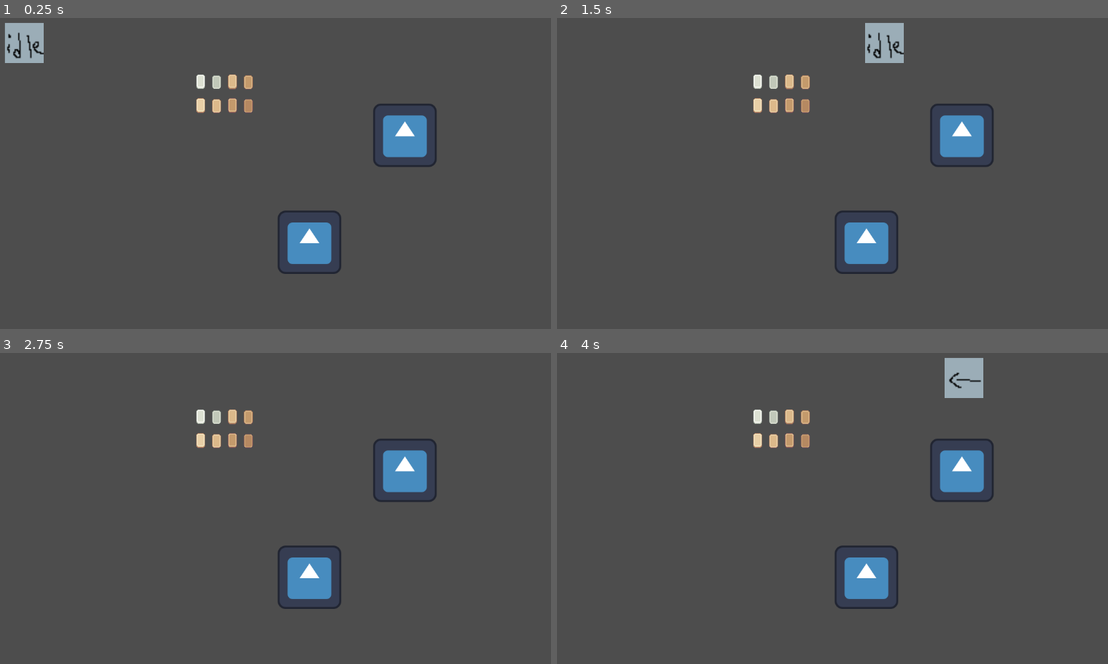
Above: before the commit, frames 1-4 (two rows, left to right).
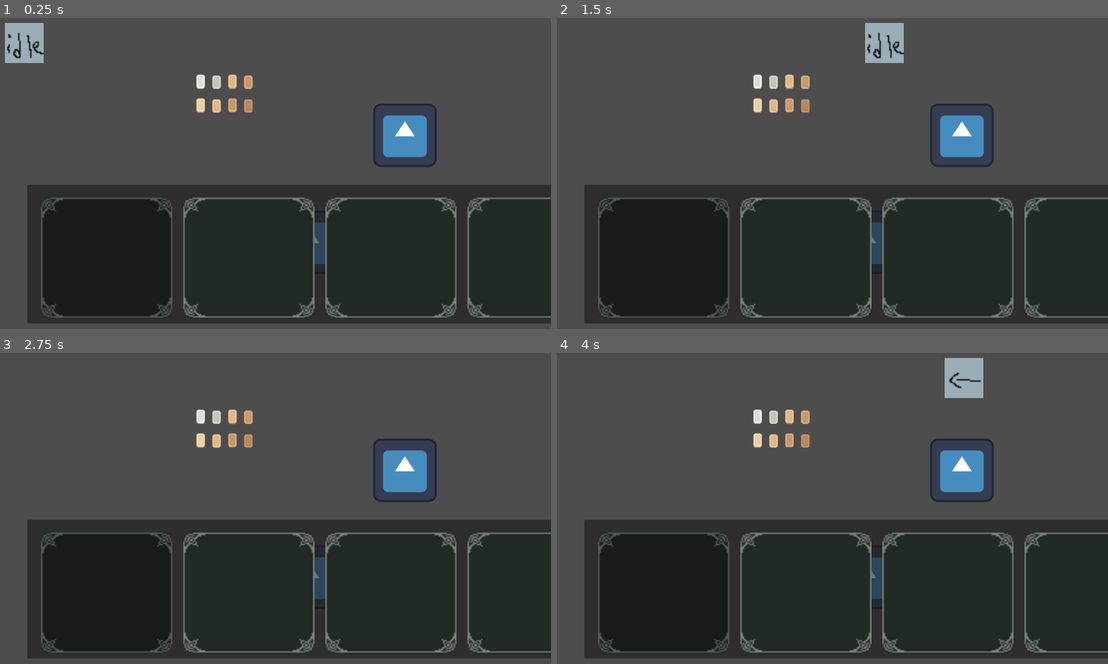
Above: after the commit, the same moments.

Repository: xern0/SleepyShrimpStudios-ChemicalCleanse
Game: Godot game, scene res://world.tscn
Same seed, same stepped clock (60 frames per second), same inputs: the game is played once before the commit and once after it. This scene is started directly instead of the project's main scene. The engine's default icon, where the game draws it, is replaced by a stand-in: a white triangle on a blue panel in a dark square.
Inputs (mouse positions are in pixels of both pictures, inside the frame that each line leads up to):
- Up to frame 1 (0.25 s): no input
- Up to frame 2 (1.5 s): tap Enter at 0.5 s; move the mouse to (948, 151) at 0.52 s; hold D (right) 0.53-1.25 s; tap Space (roll) at 0.6 s; click (948, 151) at 0.67 s; drag from (705, 185) to (959, 136) at 1.27 s
- Up to frame 3 (2.75 s): tap Space (roll) at 2, 2.1 s; move the mouse to (319, 433) at 2.02 s; hold D (right) from 2.03 s (still down); click (319, 433) at 2.17 s
- Up to frame 4 (4 s): release D (right) at 2.75 s; tap Enter at 2.75 s; drag from (793, 567) to (959, 471) at 2.77 s; tap Space (roll) at 3.5, 3.6 s; move the mouse to (992, 552) at 3.52 s; hold A (left) from 3.53 s (still down); click (992, 552) at 3.67 s

The runs differ from the first frame. In frame 1, 40% of the frame differs, in the area x 4-100%, y 53-99%; in frame 2, 40%; in frame 3, 40%; in frame 4, 40%.

Commit message:
equip and hotbar done

Diff:
--- /dev/null
+++ b/chemical-cleanse/assets/Items/hotbar.tres
@@ -0,0 +1,33 @@
+[gd_resource type="Resource" script_class="Inv" load_steps=9 format=3 uid="uid://b4xrhfqn2l71m"]
+
+[ext_resource type="Script" uid="uid://bkigfm7ggn762" path="res://inventory.gd" id="1_g46ko"]
+[ext_resource type="Script" uid="uid://di04tpxs1dja2" path="res://Inv_slots.gd" id="2_wdv7h"]
+
+[sub_resource type="Resource" id="Resource_vl83o"]
+script = ExtResource("2_wdv7h")
+metadata/_custom_type_script = "uid://di04tpxs1dja2"
+
+[sub_resource type="Resource" id="Resource_uv0ic"]
+script = ExtResource("2_wdv7h")
+metadata/_custom_type_script = "uid://di04tpxs1dja2"
+
+[sub_resource type="Resource" id="Resource_4tuiw"]
+script = ExtResource("2_wdv7h")
+metadata/_custom_type_script = "uid://di04tpxs1dja2"
+
+[sub_resource type="Resource" id="Resource_trxum"]
+script = ExtResource("2_wdv7h")
+metadata/_custom_type_script = "uid://di04tpxs1dja2"
+
+[sub_resource type="Resource" id="Resource_dyx12"]
+script = ExtResource("2_wdv7h")
+metadata/_custom_type_script = "uid://di04tpxs1dja2"
+
+[sub_resource type="Resource" id="Resource_gxnkg"]
+script = ExtResource("2_wdv7h")
+metadata/_custom_type_script = "uid://di04tpxs1dja2"
+
+[resource]
+script = ExtResource("1_g46ko")
+slots = Array[ExtResource("2_wdv7h")]([SubResource("Resource_vl83o"), SubResource("Resource_uv0ic"), SubResource("Resource_4tuiw"), SubResource("Resource_trxum"), SubResource("Resource_dyx12"), SubResource("Resource_gxnkg")])
+metadata/_custom_type_script = "uid://bkigfm7ggn762"
--- a/chemical-cleanse/character_body_2d.gd
+++ b/chemical-cleanse/character_body_2d.gd
@@ -2,6 +2,7 @@
 @onready var fred: Sprite2D = $fred
 @onready var roll: Sprite2D = $roll
 @onready var collision_shape_2d: CollisionShape2D = $CollisionShape2D
+@onready var hand_sprite: Sprite2D = $fred/HandSprite
 
 @export var inv:Inv
 
@@ -18,21 +19,29 @@
 var roll_speed := 1200
 var run_speed := 900
 var max_speed := normal_speed
+var last_direction := Vector2.RIGHT
+var facing_right := true
 
 
 
 func get_input():
 	var input_direction = Input.get_vector("left", "right", "up", "down",)
 	velocity = input_direction * max_speed
+	if input_direction != Vector2.ZERO:
+		last_direction = input_direction.normalized()
 
 func _physics_process(_delta):
+	_update_hand()
 	get_input()
+	_update_hand_layer()
 	move_and_slide()
 	fred.set_texture(PLAYER_TEMP_IDLE)
 	if Input.is_action_pressed("right"):
 		fred.set_texture(PLAYER_TEMP_RIGHT)
+		facing_right = true
 	elif Input.is_action_pressed("left"):
 		fred.set_texture(PLAYER_TEMP_LEFT)
+		facing_right = false
 	elif Input.is_action_pressed("up"):
 		fred.set_texture(PLAYER_TEMP)
 	elif Input.is_action_pressed("down"):
@@ -50,6 +59,7 @@
 		get_node("timer").start()
 		$fred.visible = false
 		$roll.visible = true
+		hand_sprite.visible = false
 
 
 
@@ -57,6 +67,11 @@
 	max_speed = normal_speed
 	$fred.visible = true
 	$roll.visible = false
+	max_speed = normal_speed
+	$fred.visible = true
+	$roll.visible = false
+	if Eventbus.current_item != null:
+		hand_sprite.visible = true
 
 
 func _on_hurtbox_died() -> void:
@@ -68,3 +83,54 @@
 
 func collect(item):
 	inv.insert(item)
+
+func _ready():
+	hand_sprite.visible = false
+	Eventbus.item_equipped.connect(_on_item_equipped)
+	hand_sprite.z_index = -1
+	print(hand_sprite.z_index)
+func _on_item_equipped(item):
+	if item == null:
+		hand_sprite.visible = false
+	else:
+		hand_sprite.visible = true
+		hand_sprite.texture = item.texture
+		hand_sprite.scale = Vector2(0.3, 0.3)
+		hand_sprite.position = Vector2(20, 0)
+
+func _update_hand_position():
+	if !hand_sprite.visible:
+		return
+	var offset := Vector2.ZERO
+	if abs(last_direction.x) > abs(last_direction.y):
+		if last_direction.x > 0:
+			offset = Vector2(20, 0)
+			hand_sprite.flip_h = false
+		else:
+			offset = Vector2(-20, 0)
+			hand_sprite.flip_h = true
+	else:
+		if last_direction.y > 0:
+			offset = Vector2(0, 20)
+		else:
+			offset = Vector2(0, -20)
+	hand_sprite.position = offset
+	_update_hand_position()
+
+func _update_hand():
+	if !hand_sprite.visible:
+		return
+	if facing_right:
+		hand_sprite.position = Vector2(20, 0)
+		hand_sprite.flip_h = false
+	else:
+		hand_sprite.position = Vector2(-20, 0)
+		hand_sprite.flip_h = true
+
+func _update_hand_layer():
+	if !hand_sprite.visible:
+		return
+	if last_direction.y < 0:
+		fred.z_index = -1
+	elif last_direction.y > 0:
+		fred.z_index = 1
--- /dev/null
+++ b/chemical-cleanse/eventbus.gd
@@ -0,0 +1,8 @@
+extends Node
+
+signal item_equipped(item)
+var current_item = null
+
+func equip(item):
+	current_item = item
+	item_equipped.emit(item)
--- a/chemical-cleanse/fred.tscn
+++ b/chemical-cleanse/fred.tscn
@@ -25,6 +25,8 @@
 scale = Vector2(2.4375, 2.5312498)
 texture = ExtResource("1_362cg")
 
+[node name="HandSprite" type="Sprite2D" parent="fred"]
+
 [node name="CollisionShape2D" type="CollisionShape2D" parent="."]
 position = Vector2(22, 25)
 shape = SubResource("RectangleShape2D_uoe1y")
--- /dev/null
+++ b/chemical-cleanse/hotbar slot.tscn
@@ -0,0 +1,12 @@
+[gd_scene load_steps=2 format=3 uid="uid://d056lo0qaij8v"]
+
+[ext_resource type="PackedScene" uid="uid://cvwig44k2ivfa" path="res://inv_ui_slots.tscn" id="1_a6wns"]
+
+[node name="Button" type="Button"]
+offset_left = 521.16864
+offset_top = 194.9978
+offset_right = 529.16864
+offset_bottom = 202.9978
+
+[node name="inv_UI_slots" parent="." instance=ExtResource("1_a6wns")]
+layout_mode = 0
--- /dev/null
+++ b/chemical-cleanse/hotbar.gd
@@ -0,0 +1,39 @@
+extends Panel
+var selected_slot: int = 0
+var slots: Array = []
+var hotbar_inv: Inv = preload("res://assets/Items/hotbar.tres")
+@onready var hbox = $HBoxContainer
+
+func _ready():
+	for child in hbox.get_children():
+		slots.append(child)
+	hotbar_inv.update.connect(update_slots)
+	for i in range(slots.size()):
+		slots[i].my_index = i
+		slots[i].inv = hotbar_inv
+	update_slots()
+	_select_slot(0)
+
+func update_slots():
+	for i in range(min(hotbar_inv.slots.size(), slots.size())):
+		slots[i].update(hotbar_inv.slots[i])
+
+func _input(event):
+	for i in slots.size():
+		if event.is_action_pressed("slot_%d" % (i + 1)):
+			_select_slot(i)
+	if event is InputEventMouseButton and event.pressed:
+		if event.button_index == MOUSE_BUTTON_WHEEL_UP:
+			_select_slot((selected_slot - 1 + slots.size()) % slots.size())
+		elif event.button_index == MOUSE_BUTTON_WHEEL_DOWN:
+			_select_slot((selected_slot + 1) % slots.size())
+
+func _select_slot(index: int):
+	slots[selected_slot].highlight(false)
+	selected_slot = index
+	slots[selected_slot].highlight(true)
+	_equip_item(index)
+
+func _equip_item(index: int):
+	var item = hotbar_inv.slots[index].item
+	Eventbus.equip(item)
--- /dev/null
+++ b/chemical-cleanse/hotbar.tscn
@@ -0,0 +1,52 @@
+[gd_scene load_steps=3 format=3 uid="uid://bgmrjxmondmxk"]
+
+[ext_resource type="Script" uid="uid://drp56sjv2dmq3" path="res://hotbar.gd" id="1_qbt7h"]
+[ext_resource type="PackedScene" uid="uid://cvwig44k2ivfa" path="res://inv_ui_slots.tscn" id="2_l6vt0"]
+
+[node name="Hotbar" type="Panel"]
+anchors_preset = -1
+anchor_left = 0.57500005
+anchor_top = 1.0
+anchor_right = 0.57500005
+anchor_bottom = 1.0
+offset_left = -725.4
+offset_top = -280.0
+offset_right = 724.6
+grow_horizontal = 2
+grow_vertical = 0
+script = ExtResource("1_qbt7h")
+
+[node name="HBoxContainer" type="HBoxContainer" parent="."]
+layout_mode = 1
+anchors_preset = 8
+anchor_left = 0.5
+anchor_top = 0.5
+anchor_right = 0.5
+anchor_bottom = 0.5
+offset_left = -732.5
+offset_top = -117.0
+offset_right = 758.0
+offset_bottom = 131.0
+grow_horizontal = 2
+grow_vertical = 2
+theme_override_constants/separation = -14
+
+[node name="inv_UI_slots" parent="HBoxContainer" instance=ExtResource("2_l6vt0")]
+custom_minimum_size = Vector2(300, 0)
+layout_mode = 2
+
+[node name="inv_UI_slots2" parent="HBoxContainer" instance=ExtResource("2_l6vt0")]
+custom_minimum_size = Vector2(300, 0)
+layout_mode = 2
+
+[node name="inv_UI_slots3" parent="HBoxContainer" instance=ExtResource("2_l6vt0")]
+custom_minimum_size = Vector2(300, 0)
+layout_mode = 2
+
+[node name="inv_UI_slots4" parent="HBoxContainer" instance=ExtResource("2_l6vt0")]
+custom_minimum_size = Vector2(300, 0)
+layout_mode = 2
+
+[node name="inv_UI_slots5" parent="HBoxContainer" instance=ExtResource("2_l6vt0")]
+custom_minimum_size = Vector2(300, 0)
+layout_mode = 2
--- /dev/null
+++ b/chemical-cleanse/hotbar_2.tscn
@@ -0,0 +1,33 @@
+[gd_scene load_steps=2 format=3 uid="uid://db3rjnw7l5elq"]
+
+[ext_resource type="PackedScene" uid="uid://d056lo0qaij8v" path="res://hotbar slot.tscn" id="1_bmwsg"]
+
+[node name="hotbar2" type="HBoxContainer"]
+anchors_preset = 7
+anchor_left = 0.5
+anchor_top = 1.0
+anchor_right = 0.5
+anchor_bottom = 1.0
+offset_left = -370.0
+offset_top = -195.0
+offset_right = 1076.0
+offset_bottom = 51.0
+grow_horizontal = 2
+grow_vertical = 0
+scale = Vector2(0.5, 0.5)
+theme_override_constants/separation = 395
+
+[node name="Button" parent="." instance=ExtResource("1_bmwsg")]
+layout_mode = 2
+
+[node name="Button2" parent="." instance=ExtResource("1_bmwsg")]
+layout_mode = 2
+
+[node name="Button3" parent="." instance=ExtResource("1_bmwsg")]
+layout_mode = 2
+
+[node name="Button4" parent="." instance=ExtResource("1_bmwsg")]
+layout_mode = 2
+
+[node name="Button5" parent="." instance=ExtResource("1_bmwsg")]
+layout_mode = 2
--- a/chemical-cleanse/inv_ui_slots.gd
+++ b/chemical-cleanse/inv_ui_slots.gd
@@ -1,10 +1,8 @@
 extends Panel
-
 @onready var item_visual: Sprite2D = $CenterContainer/Panel/item_display
 @onready var amount_text: Label = $CenterContainer/Panel/Label
-
 var my_index: int = 0
-var inv: Inv = preload("res://assets/Items/playerinv.tres")
+@export var inv: Inv = preload("res://assets/Items/playerinv.tres")
 var is_dragging: bool = false
 
 func _ready():
@@ -24,19 +22,16 @@
 	if event is InputEventMouseButton:
 		if event.pressed and event.button_index == MOUSE_BUTTON_LEFT:
 			if inv.slots[my_index].item != null:
-				#item_visual.visible = false
 				is_dragging = false
 		if !event.pressed and event.button_index == MOUSE_BUTTON_LEFT:
 			if !is_dragging:
 				item_visual.visible = inv.slots[my_index].item != null
 
-func _get_drag_data(at_position):
+func _get_drag_data(_at_position):
 	if inv.slots[my_index].item == null:
 		return null
 	is_dragging = true
-	#only make the item insivisble while dragging
 	item_visual.visible = false
-
 	var preview = TextureRect.new()
 	preview.texture = inv.slots[my_index].item.texture
 	preview.size = Vector2(32, 32)
@@ -45,16 +40,32 @@
 	holder.add_child(preview)
 	preview.position = -preview.size / 2
 	set_drag_preview(holder)
-	return {"from_index": my_index}
+	return {"from_index": my_index, "from_inv": inv}
 
+func _can_drop_data(_at_position, data):
+	var result = data is Dictionary and data.has("from_index") and data.has("from_inv")
+	return result
 
-func _can_drop_data(at_position, data):
-	return data is Dictionary and data.has("from_index")
-
-func _drop_data(at_position, data):
-	inv.move(data["from_index"], my_index)
+func _drop_data(_at_position, data):
+	var from_inv = data["from_inv"]
+	if from_inv == inv:
+		inv.move(data["from_index"], my_index)
+	else:
+		var item = from_inv.slots[data["from_index"]].item
+		var amount = from_inv.slots[data["from_index"]].amount
+		inv.slots[my_index].item = item
+		inv.slots[my_index].amount = amount
+		from_inv.remove(data["from_index"])
+		inv.emit_signal("update")
+		from_inv.emit_signal("update")
 
 func _notification(what):
 	if what == NOTIFICATION_DRAG_END:
 		if inv.slots[my_index].item != null:
 			item_visual.visible = true
+
+func highlight(active: bool):
+	if active:
+		modulate = Color(0.7, 0.7, 0.7, 1)
+	else:
+		modulate = Color(1, 1, 1, 1)
--- a/chemical-cleanse/project.godot
+++ b/chemical-cleanse/project.godot
@@ -14,6 +14,10 @@
 run/main_scene="res://player.tscn"
 config/features=PackedStringArray("4.5", "Forward Plus")
 config/icon="res://icon.svg"
+
+[autoload]
+
+Eventbus="*res://eventbus.gd"
 
 [input]
 
@@ -57,6 +61,31 @@
 "events": [Object(InputEventKey,"resource_local_to_scene":false,"resource_name":"","device":-1,"window_id":0,"alt_press …(192 unchanged characters)…
 ]
 }
+slot_1={
+"deadzone": 0.2,
+"events": [Object(InputEventKey,"resource_local_to_scene":false,"resource_name":"","device":-1,"window_id":0,"alt_pressed":false,"shift_pressed":false,"ctrl_pressed":false,"meta_pressed":false,"pressed":false,"keycode":0,"physical_keycode":49,"key_label":0,"unicode":49,"location":0,"echo":false,"script":null)
+]
+}
+slot_2={
+"deadzone": 0.2,
+"events": [Object(InputEventKey,"resource_local_to_scene":false,"resource_name":"","device":-1,"window_id":0,"alt_pressed":false,"shift_pressed":false,"ctrl_pressed":false,"meta_pressed":false,"pressed":false,"keycode":0,"physical_keycode":50,"key_label":0,"unicode":50,"location":0,"echo":false,"script":null)
+]
+}
+slot_3={
+"deadzone": 0.2,
+"events": [Object(InputEventKey,"resource_local_to_scene":false,"resource_name":"","device":-1,"window_id":0,"alt_pressed":false,"shift_pressed":false,"ctrl_pressed":false,"meta_pressed":false,"pressed":false,"keycode":0,"physical_keycode":51,"key_label":0,"unicode":51,"location":0,"echo":false,"script":null)
+]
+}
+slot_4={
+"deadzone": 0.2,
+"events": [Object(InputEventKey,"resource_local_to_scene":false,"resource_name":"","device":-1,"window_id":0,"alt_pressed":false,"shift_pressed":false,"ctrl_pressed":false,"meta_pressed":false,"pressed":false,"keycode":0,"physical_keycode":52,"key_label":0,"unicode":52,"location":0,"echo":false,"script":null)
+]
+}
+slot_5={
+"deadzone": 0.2,
+"events": [Object(InputEventKey,"resource_local_to_scene":false,"resource_name":"","device":-1,"window_id":0,"alt_pressed":false,"shift_pressed":false,"ctrl_pressed":false,"meta_pressed":false,"pressed":false,"keycode":0,"physical_keycode":53,"key_label":0,"unicode":53,"location":0,"echo":false,"script":null)
+]
+}
 
 [layer_names]
 
--- a/chemical-cleanse/world.tscn
+++ b/chemical-cleanse/world.tscn
@@ -6,6 +6,7 @@
 [ext_resource type="PackedScene" uid="uid://cwesb0shpcytr" path="res://pausescreen.tscn" id="4_aqk2v"]
 [ext_resource type="Script" uid="uid://cpx52eiswp2gn" path="res://hand.gd" id="5_036b0"]
 [ext_resource type="PackedScene" uid="uid://bvb0yrfn5utel" path="res://tempspraybottle.tscn" id="6_dwbse"]
+[ext_resource type="PackedScene" uid="uid://bgmrjxmondmxk" path="res://hotbar.tscn" id="7_pkg7o"]
 
 [node name="World" type="Node2D"]
 script = ExtResource("1_tlwt5")
@@ -17,12 +18,14 @@
 position = Vector2(666, 473)
 
 [node name="fred" parent="." instance=ExtResource("1_fj7yv")]
+z_index = 2
 inv = null
 
 [node name="CanvasLayer" type="CanvasLayer" parent="."]
 process_mode = 3
 
 [node name="Pausescreen" parent="CanvasLayer" instance=ExtResource("4_aqk2v")]
+visible = false
 anchors_preset = -1
 anchor_right = 0.731
 anchor_bottom = 0.74500006
@@ -37,3 +40,9 @@
 
 [node name="tempspraybottle" parent="." instance=ExtResource("6_dwbse")]
 position = Vector2(495, 173)
+
+[node name="Hotbar" parent="." instance=ExtResource("7_pkg7o")]
+offset_left = 98.0
+offset_top = 357.0
+offset_right = 1548.0
+offset_bottom = 637.0
Not shown, added: chemical-cleanse/eventbus.gd.uid
Not shown, added: chemical-cleanse/hotbar.gd.uid
Not shown: 1 places in chemical-cleanse/world.tscn that only renumber resources
